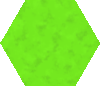
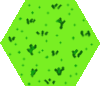
Layer changes from the first (100, 86) image to the second:
added layer "Vegetation" above "hex.jpg" over bbox(8, 3, 94, 86)
renamed "shrubs.png" to "hex.jpg", painted on it over bbox(0, 0, 100, 86)
